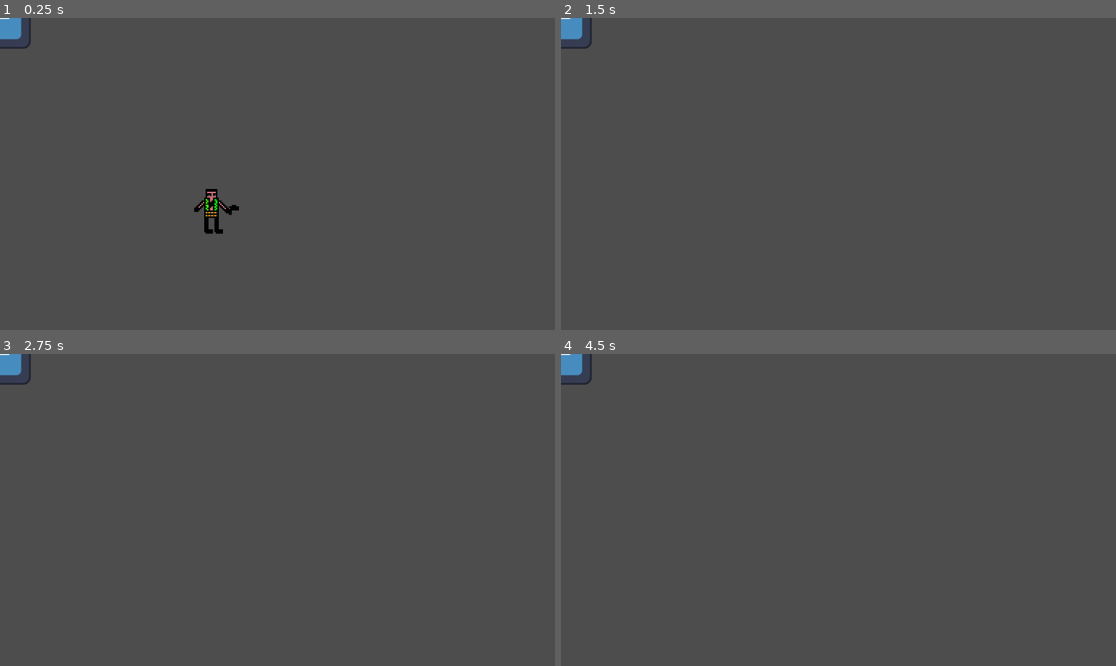
Above: before the commit, frames 1-4 (two rows, left to right).
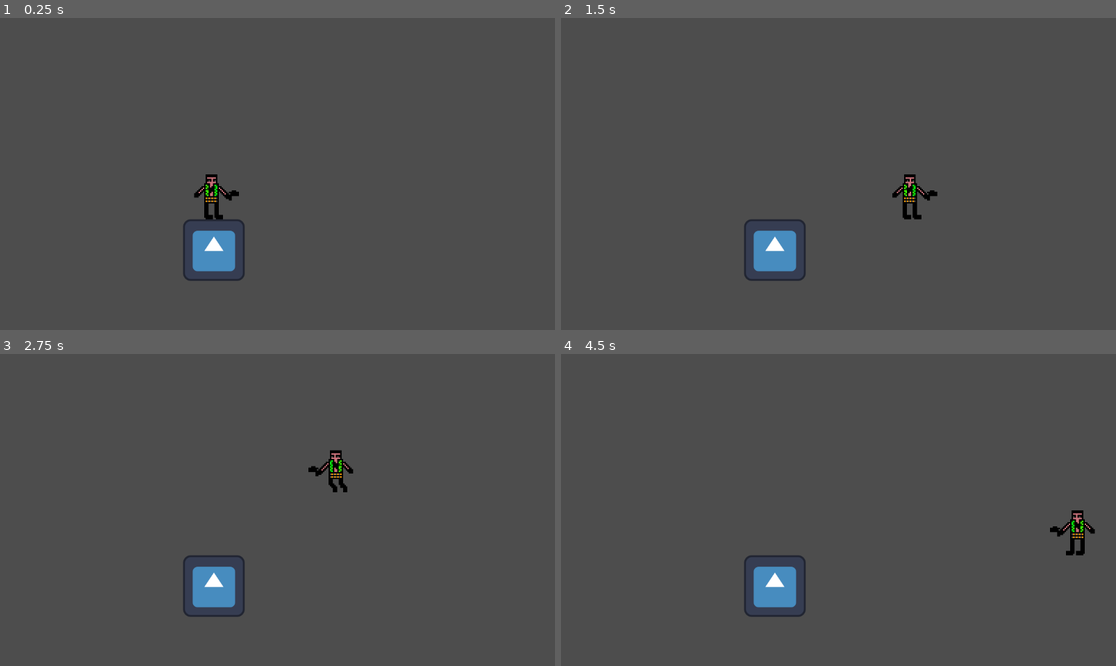
Above: after the commit, the same moments.

Repository: runixboi12/platformer-first-game
Game: Godot game, scene res://main.tscn
Same seed, same stepped clock (60 frames per second), same inputs: the game is played once before the commit and once after it. The engine's default icon, where the game draws it, is replaced by a stand-in: a white triangle on a blue panel in a dark square.
Inputs:
- Up to frame 1 (0.25 s): no input
- Up to frame 2 (1.5 s): tap Enter (ui_accept) at 0.5, 0.6 s; hold Right (ui_right) from 0.53 s (still down); tap W (jump, bound only after the commit) at 0.77, 0.8, 1.07, 1.35 s
- Up to frame 3 (2.75 s): tap W (jump, bound only after the commit) at 1.52, 1.82, 2.3 s; tap Enter (ui_accept) at 1.55, 2.1 s; release Right (ui_right) at 2.03 s; hold Left (ui_left) from 2.03 s (still down)
- Up to frame 4 (4.5 s): release Left (ui_left) at 2.78 s; hold Right (ui_right) 2.78-4.28 s; tap Alt at 2.85 s; tap W (jump, bound only after the commit) at 3.02, 3.32, 3.77, 3.8, 4.07 s; tap Enter (ui_accept) at 3.05, 4.35 s; tap Shift at 3.6 s; hold Left (ui_left) from 4.28 s (still down)

The runs differ from the first frame. In frame 1, 2.2% of the frame differs, in the area x 0-45%, y 0-85%; in frame 2, 2.1%; in frame 3, 2.0%; in frame 4, 2.1%.

Commit message:
added basic pysics and initialized animations in code

Diff:
--- a/main.tscn
+++ b/main.tscn
@@ -1,13 +1,22 @@
-[gd_scene load_steps=3 format=3 uid="uid://8cm2dwhsdmrb"]
+[gd_scene load_steps=4 format=3 uid="uid://8cm2dwhsdmrb"]
 
 [ext_resource type="PackedScene" uid="uid://bp8bs6ck2f7sc" path="res://plyer.tscn" id="1_ig7tw"]
 [ext_resource type="Texture2D" uid="uid://c3ko7s7e6si0q" path="res://icon.svg" id="2_0xm2m"]
+
+[sub_resource type="RectangleShape2D" id="RectangleShape2D_0xm2m"]
+size = Vector2(1526, 127)
 
 [node name="main" type="Node2D"]
 
 [node name="PLYER" parent="." instance=ExtResource("1_ig7tw")]
 
 [node name="StaticBody2D" type="StaticBody2D" parent="."]
+position = Vector2(444, 482)
+metadata/_edit_group_ = true
 
 [node name="Sprite2D" type="Sprite2D" parent="StaticBody2D"]
 texture = ExtResource("2_0xm2m")
+
+[node name="CollisionShape2D" type="CollisionShape2D" parent="StaticBody2D"]
+position = Vector2(493, -0.5)
+shape = SubResource("RectangleShape2D_0xm2m")
--- a/plyer.tscn
+++ b/plyer.tscn
@@ -6,14 +6,6 @@
 [ext_resource type="Texture2D" uid="uid://bc6g3dpep1yj1" path="res://assets/images/player/Jump.png" id="3_natdv"]
 [ext_resource type="Texture2D" uid="uid://d0fticsdfsumv" path="res://assets/images/player/Run.png" id="4_45fr4"]
 [ext_resource type="Texture2D" uid="uid://3m5uhxgwvn3i" path="res://assets/images/player/pixil-frame-0.png" id="5_aohw6"]
-
-[sub_resource type="AtlasTexture" id="AtlasTexture_ixgjx"]
-atlas = ExtResource("2_75qlu")
-region = Rect2(0, 0, 32, 32)
-
-[sub_resource type="AtlasTexture" id="AtlasTexture_dxuyd"]
-atlas = ExtResource("2_75qlu")
-region = Rect2(32, 0, 32, 32)
 
 [sub_resource type="AtlasTexture" id="AtlasTexture_cg3k4"]
 atlas = ExtResource("4_45fr4")
@@ -31,6 +23,14 @@
 atlas = ExtResource("4_45fr4")
 region = Rect2(96, 0, 32, 32)
 
+[sub_resource type="AtlasTexture" id="AtlasTexture_ixgjx"]
+atlas = ExtResource("2_75qlu")
+region = Rect2(0, 0, 32, 32)
+
+[sub_resource type="AtlasTexture" id="AtlasTexture_dxuyd"]
+atlas = ExtResource("2_75qlu")
+region = Rect2(32, 0, 32, 32)
+
 [sub_resource type="SpriteFrames" id="SpriteFrames_qh222"]
 animations = [{
 "frames": [{
@@ -39,17 +39,6 @@
 }],
 "loop": true,
 "name": &"Fall",
-"speed": 5.0
-}, {
-"frames": [{
-"duration": 1.0,
-"texture": SubResource("AtlasTexture_ixgjx")
-}, {
-"duration": 1.0,
-"texture": SubResource("AtlasTexture_dxuyd")
-}],
-"loop": false,
-"name": &"HIT",
 "speed": 5.0
 }, {
 "frames": [{
@@ -79,12 +68,26 @@
 }, {
 "frames": [{
 "duration": 1.0,
+"texture": SubResource("AtlasTexture_ixgjx")
+}, {
+"duration": 1.0,
+"texture": SubResource("AtlasTexture_dxuyd")
+}],
+"loop": false,
+"name": &"dying",
+"speed": 5.0
+}, {
+"frames": [{
+"duration": 1.0,
 "texture": ExtResource("5_aohw6")
 }],
 "loop": true,
-"name": &"new_animation",
+"name": &"idle",
 "speed": 5.0
 }]
+
+[sub_resource type="RectangleShape2D" id="RectangleShape2D_75qlu"]
+size = Vector2(13.000004, 31)
 
 [node name="PLYER" type="CharacterBody2D"]
 position = Vector2(448, 374)
@@ -94,5 +97,9 @@
 [node name="AnimatedSprite2D" type="AnimatedSprite2D" parent="."]
 texture_filter = 1
 sprite_frames = SubResource("SpriteFrames_qh222")
-animation = &"RUN"
-autoplay = "new_animation"
+animation = &"JUMP"
+autoplay = "idle"
+
+[node name="CollisionShape2D" type="CollisionShape2D" parent="."]
+position = Vector2(-1.5, -0.5)
+shape = SubResource("RectangleShape2D_75qlu")
--- a/project.godot
+++ b/project.godot
@@ -18,3 +18,33 @@
 [editor_plugins]
 
 enabled=PackedStringArray("res://addons/godot_super-wakatime/plugin.cfg")
+
+[input]
+
+left={
+"deadzone": 0.2,
+"events": [Object(InputEventKey,"resource_local_to_scene":false,"resource_name":"","device":-1,"window_id":0,"alt_pressed":false,"shift_pressed":false,"ctrl_pressed":false,"meta_pressed":false,"pressed":false,"keycode":0,"physical_keycode":65,"key_label":0,"unicode":97,"location":0,"echo":false,"script":null)
+, Object(InputEventKey,"resource_local_to_scene":false,"resource_name":"","device":0,"window_id":0,"alt_pressed":false,"shift_pressed":false,"ctrl_pressed":false,"meta_pressed":false,"pressed":false,"keycode":0,"physical_keycode":4194319,"key_label":0,"unicode":0,"location":0,"echo":false,"script":null)
+]
+}
+jump={
+"deadzone": 0.2,
+"events": [Object(InputEventKey,"resource_local_to_scene":false,"resource_name":"","device":0,"window_id":0,"alt_pressed":false,"shift_pressed":false,"ctrl_pressed":false,"meta_pressed":false,"pressed":false,"keycode":0,"physical_keycode":87,"key_label":0,"unicode":0,"location":0,"echo":false,"script":null)
+, Object(InputEventKey,"resource_local_to_scene":false,"resource_name":"","device":-1,"window_id":0,"alt_pressed":false,"shift_pressed":false,"ctrl_pressed":false,"meta_pressed":false,"pressed":false,"keycode":0,"physical_keycode":4194320,"key_label":0,"unicode":0,"location":0,"echo":false,"script":null)
+]
+}
+right={
+"deadzone": 0.2,
+"events": [Object(InputEventKey,"resource_local_to_scene":false,"resource_name":"","device":0,"window_id":0,"alt_pressed":false,"shift_pressed":false,"ctrl_pressed":false,"meta_pressed":false,"pressed":false,"keycode":0,"physical_keycode":4194321,"key_label":0,"unicode":0,"location":0,"echo":false,"script":null)
+, Object(InputEventKey,"resource_local_to_scene":false,"resource_name":"","device":0,"window_id":0,"alt_pressed":false,"shift_pressed":false,"ctrl_pressed":false,"meta_pressed":false,"pressed":false,"keycode":0,"physical_keycode":68,"key_label":0,"unicode":0,"location":0,"echo":false,"script":null)
+]
+}
+shoot={
+"deadzone": 0.2,
+"events": [Object(InputEventKey,"resource_local_to_scene":false,"resource_name":"","device":-1,"window_id":0,"alt_pressed":false,"shift_pressed":false,"ctrl_pressed":false,"meta_pressed":false,"pressed":false,"keycode":0,"physical_keycode":32,"key_label":0,"unicode":32,"location":0,"echo":false,"script":null)
+]
+}
+
+[physics]
+
+2d/default_gravity=2695.4179999999997
--- a/scripts/plyer.gd
+++ b/scripts/plyer.gd
@@ -1,25 +1,38 @@
 extends CharacterBody2D
 
+@onready var animated_sprite_2d: AnimatedSprite2D = $AnimatedSprite2D
 
 const SPEED = 300.0
-const JUMP_VELOCITY = -400.0
+const JUMP_VELOCITY = -850.0
 
 
 func _physics_process(delta: float) -> void:
 	# Add the gravity.
+	#Add the animations
+	if velocity.x>1 or velocity.x<-1:
+		animated_sprite_2d.animation = "RUN"
+	else:
+		animated_sprite_2d.animation="idle"
+
+
 	if not is_on_floor():
 		velocity += get_gravity() * delta
+		animated_sprite_2d.animation="JUMP"
 
 	# Handle jump.
-	if Input.is_action_just_pressed("ui_accept") and is_on_floor():
+	if Input.is_action_just_pressed("jump") and is_on_floor():
 		velocity.y = JUMP_VELOCITY
 
 	# Get the input direction and handle the movement/deceleration.
 	# As good practice, you should replace UI actions with custom gameplay actions.
-	var direction := Input.get_axis("ui_left", "ui_right")
+	var direction := Input.get_axis("left", "right")
 	if direction:
 		velocity.x = direction * SPEED
 	else:
 		velocity.x = move_toward(velocity.x, 0, SPEED)
 
 	move_and_slide()
+	if direction == 1.0:
+		animated_sprite_2d.flip_h = false
+	elif direction == -1.0:
+		animated_sprite_2d.flip_h = true
Not shown: 1 places in plyer.tscn that only renumber resources
